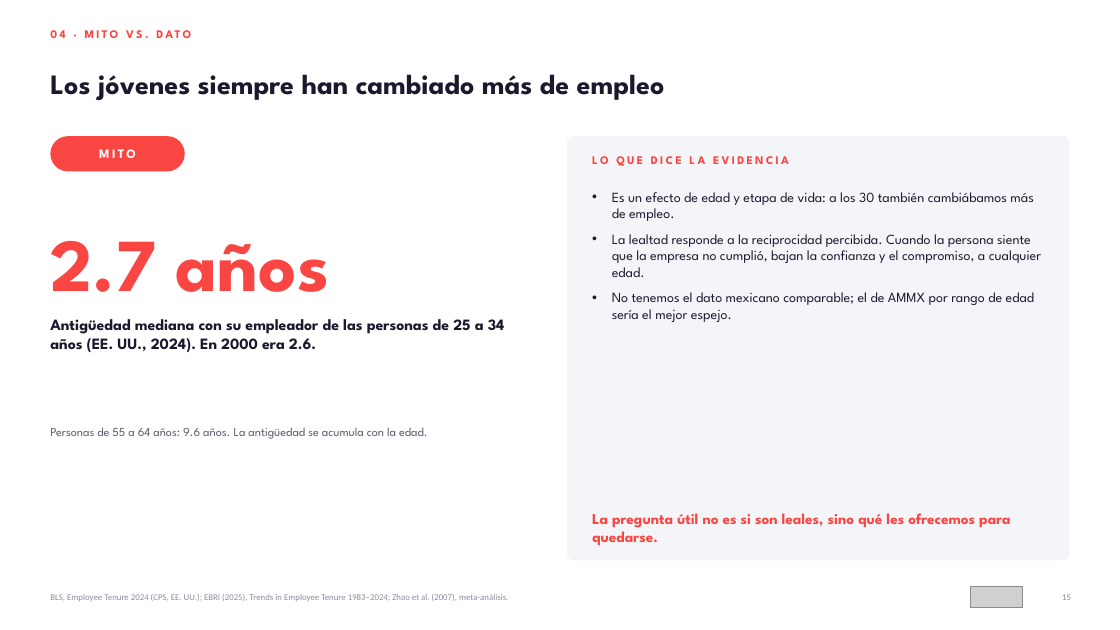
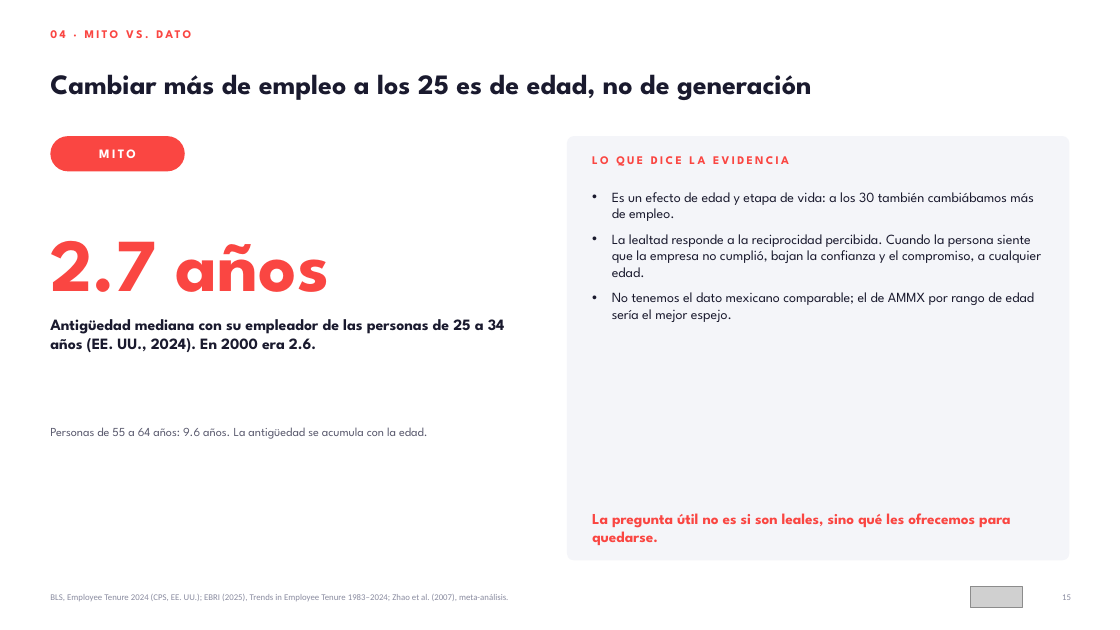
Before and after one commit to HRTrainingDevelopment/Training-and-Development-PROYECTS, a slide deck: slide 15 of workshop-liderazgo-intergeneracional/entregables/01_Deck_Liderar_entre_Generaciones_AMMX.pptx. Drawn at 1120x630 pixels with LibreOffice and Linux fonts; fonts in the diff are those of the drawing; grey boxes stand for pictures. Boxes give left, top, right and bottom in pixels: in the first picture for what was removed or moved away, otherwise in the second. Text is boxed around its words. In the diff, an @@ line names an element or a change of style, - is before the commit and + after.

```diff
--- a/workshop-liderazgo-intergeneracional/entregables/01_Deck_Liderar_entre_Generaciones_AMMX.pptx
+++ b/workshop-liderazgo-intergeneracional/entregables/01_Deck_Liderar_entre_Generaciones_AMMX.pptx
@@ text at box(50, 74, 811, 100): text changed @@
-Los jóvenes siempre han cambiado más de empleo
+Cambiar más de empleo a los 25 es de edad, no de generación
```
Also in this commit, not shown: 21 other slides changed, 2 slides added, 32 other files.
